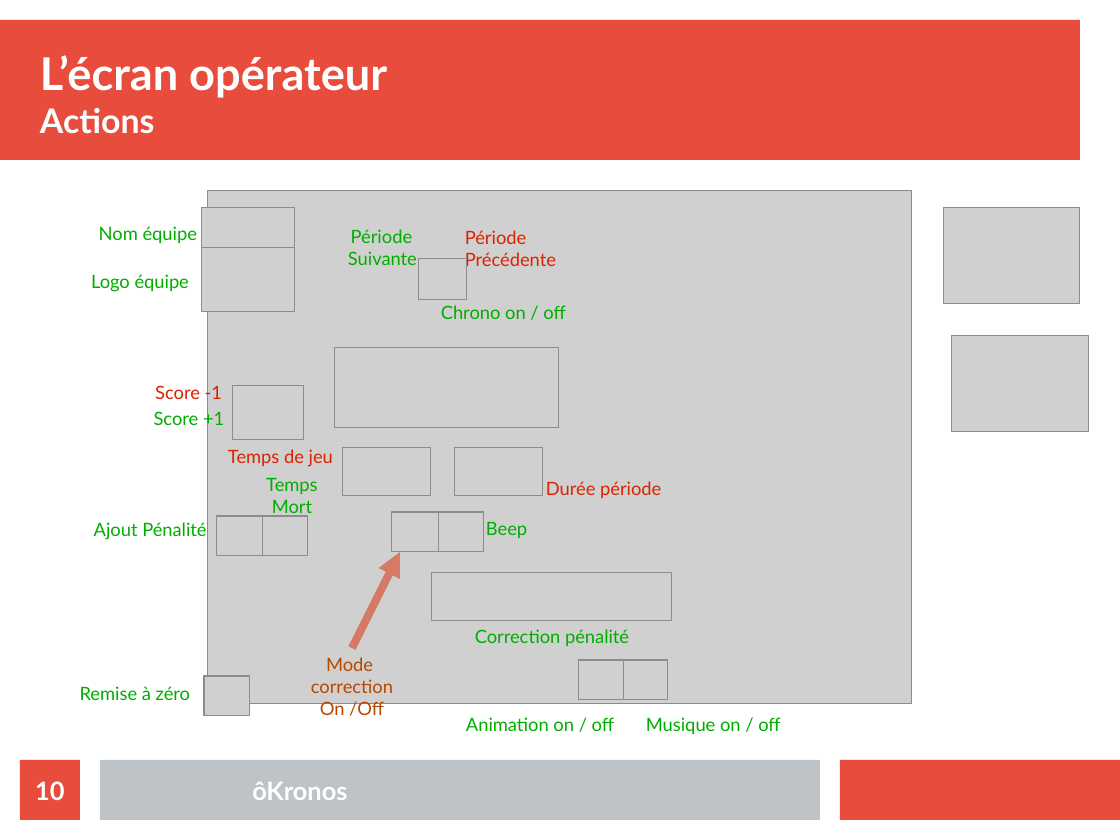
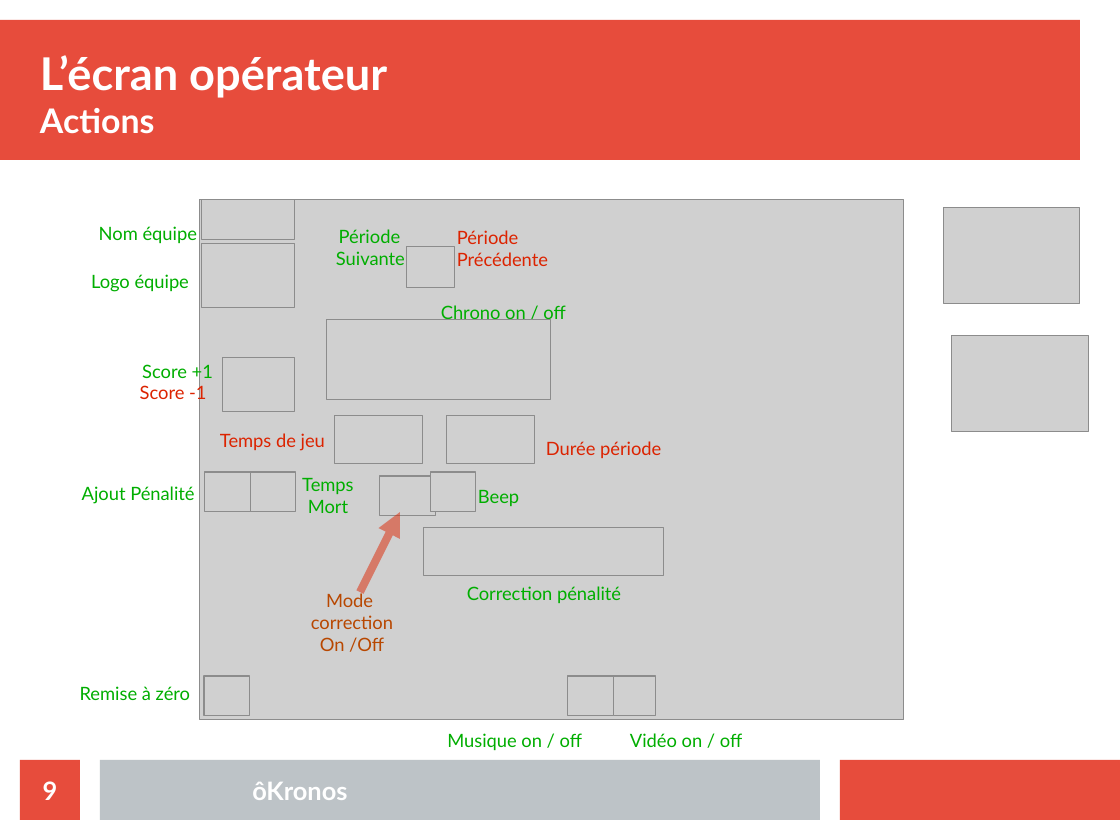
Before and after one commit to Tazahm/oKronos, a slide deck: slide 9 of doc/src/oKronos-intro.odp (slide 10 before the commit). Drawn at 1120x840 pixels with LibreOffice and Linux fonts; fonts in the diff are those of the drawing; grey boxes stand for pictures. Boxes give left, top, right and bottom in pixels: in the first picture for what was removed or moved away, otherwise in the second. Text is boxed around its words. In the diff, an @@ line names an element or a change of style, - is before the commit and + after.

```diff
--- a/doc/src/oKronos-intro.odp
+++ b/doc/src/oKronos-intro.odp
@@ picture: place and size @@
-picture at box(208, 190, 913, 704)
+picture at box(200, 200, 905, 721)
@@ picture: place and size @@
-picture at box(201, 208, 295, 248)
+picture at box(201, 200, 295, 240)
@@ text "Période": place and size @@
-text "Période" at box(348, 229, 417, 265)
+text "Période" at box(336, 229, 405, 265)
@@ text "Période Précédente" rewrapped from box(465, 230, 556, 270) to box(457, 230, 548, 266) @@
@@ picture: place and size @@
-picture at box(201, 248, 295, 312)
+picture at box(201, 244, 295, 308)
@@ picture: place and size @@
-picture at box(419, 259, 466, 300)
+picture at box(407, 247, 454, 288)
@@ picture: place and size @@
-picture at box(232, 385, 304, 440)
+picture at box(223, 358, 295, 413)
@@ text at box(140, 383, 206, 403): text changed; text colour #DC2300 to #00AE00 @@
-Score -1
+Score +1
@@ text at box(142, 362, 213, 382): text changed; text colour #00AE00 to #DC2300 @@
-Score +1
+Score -1
@@ text "Temps de jeu": place and size @@
-text "Temps de jeu" at box(228, 449, 333, 467)
+text "Temps de jeu" at box(220, 433, 325, 451)
@@ text "Durée période": place and size @@
-text "Durée période" at box(546, 481, 661, 498)
+text "Durée période" at box(546, 441, 661, 458)
@@ text "Ajout Pénalité": place and size @@
-text "Ajout Pénalité" at box(94, 522, 206, 540)
+text "Ajout Pénalité" at box(82, 486, 194, 504)
@@ text "Temps" rewrapped from box(266, 478, 317, 517) to box(302, 478, 353, 513) @@
@@ picture: place and size @@
-picture at box(391, 512, 448, 552)
+picture at box(379, 477, 436, 516)
@@ picture: place and size @@
-picture at box(438, 512, 484, 552)
+picture at box(431, 473, 477, 512)
@@ 3 pictures, 1 text: place and size @@
-3 pictures, 1 text at box(335, 348, 559, 538)
+3 pictures, 1 text at box(327, 319, 551, 506)
@@ arrow moved from (352, 648) - (400, 552) to (360, 593) - (400, 512) @@
@@ text "Mode": place and size @@
-text "Mode" at box(311, 657, 393, 719)
+text "Mode" at box(311, 591, 393, 652)
@@ 3 pictures, 1 text: place and size @@
-3 pictures, 1 text at box(216, 516, 672, 646)
+3 pictures, 1 text at box(204, 473, 664, 603)
@@ picture: place and size @@
-picture at box(578, 661, 624, 700)
+picture at box(568, 676, 614, 715)
@@ picture: place and size @@
-picture at box(622, 661, 668, 700)
+picture at box(611, 676, 657, 715)
@@ text at box(447, 733, 582, 750): text changed @@
-Animation on / off
+Musique on / off
@@ text at box(630, 733, 742, 747): text changed @@
-Musique on / off
+Vidéo on / off
@@ page number at box(43, 781, 58, 800): text changed @@
-10
+9
```
Also in this commit, not shown: 4 other slides changed, 1 slide removed, 5 other files.
